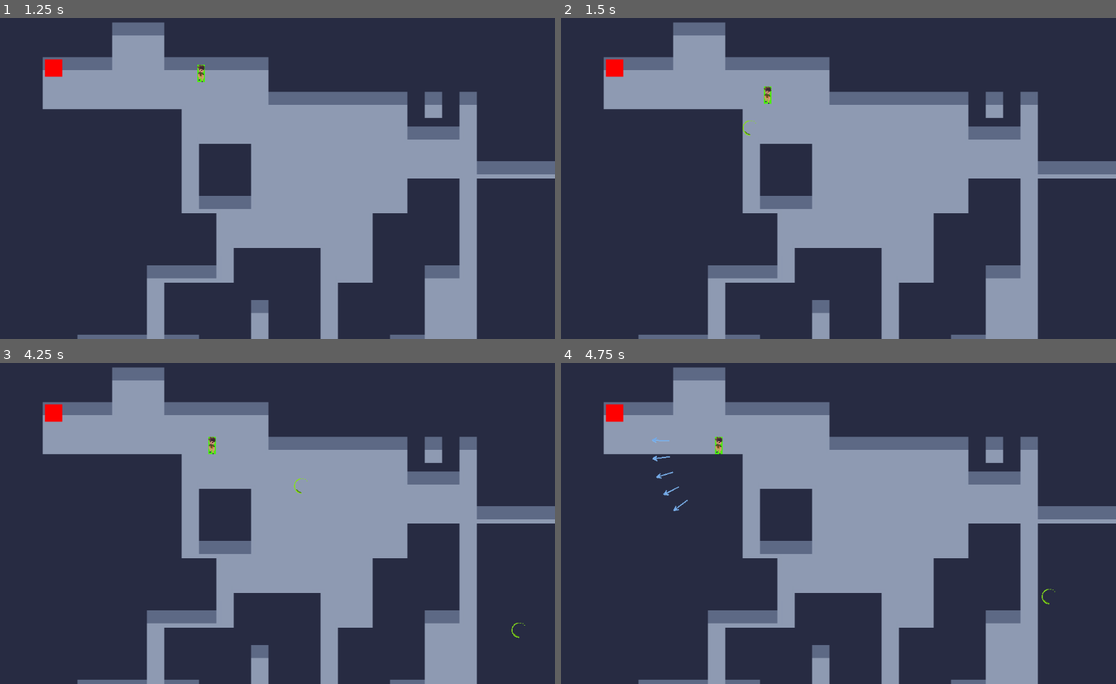
Above: before the commit, frames 1-4 (two rows, left to right).
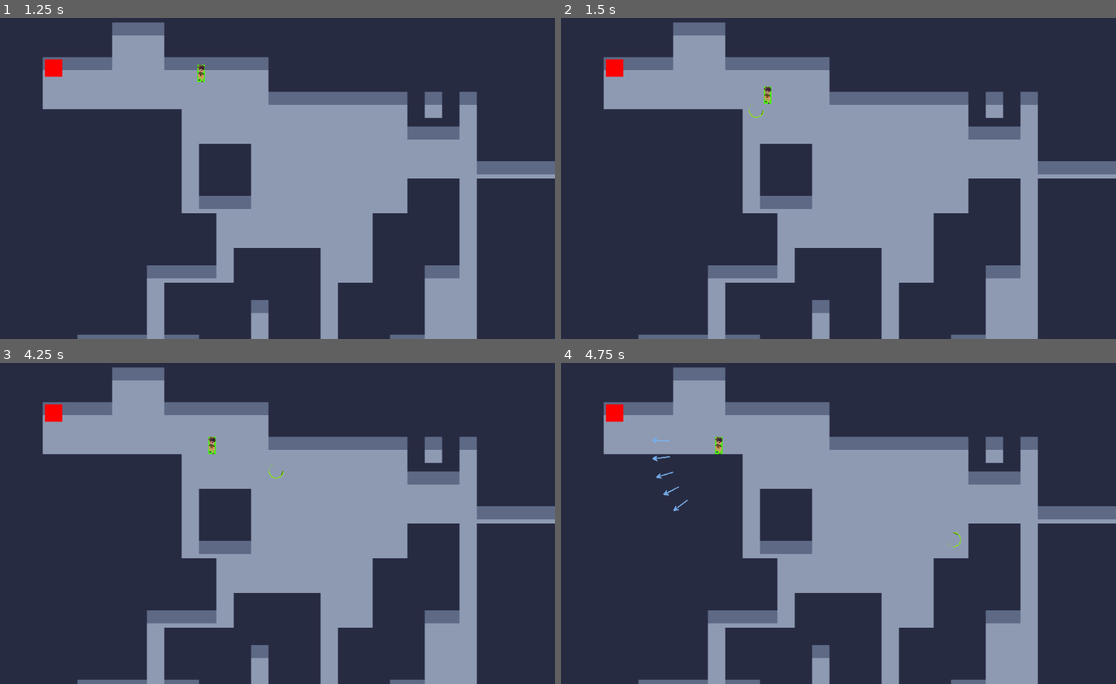
Above: after the commit, the same moments.

Repository: Skengrek/MultiplayerRPG
Game: Godot game, scene res://Scenes/main/Game.tscn
The game is run twice, just before and just after one commit, with the same random seed, the same clock (stepped at 60 frames per second) and the same inputs.
Inputs (mouse positions are in pixels of both pictures, inside the frame that each line leads up to):
- Up to frame 1 (1.25 s): tap Enter at 0.5 s; move the mouse to (399, 159) at 0.52 s; hold Right (ui_right) from 0.53 s (still down); hold Shift (dash) from 0.53 s (still down)
- Up to frame 2 (1.5 s): move the mouse to (727, 191) at 1.27 s; release Right (ui_right) at 1.28 s; release Shift (dash) at 1.28 s; hold Down (ui_down) from 1.28 s (still down); click (727, 191) at 1.35 s
- Up to frame 3 (4.25 s): move the mouse to (333, 449) at 2.02 s; release Down (ui_down) at 2.03 s; hold Right (ui_right) 2.03-2.78 s; hold Right mouse button (spell2) 2.03-2.78 s; move the mouse to (249, 587) at 2.77 s; hold Up (ui_up) 2.78-3.53 s; tap Shift (dash) at 2.85 s; tap Space at 3.5 s; move the mouse to (444, 571) at 3.52 s; press the mouse at (444, 571) at 3.53 s; hold Left (ui_left) from 3.53 s (still down)
- Up to frame 4 (4.75 s): keep holding Left (ui_left); move the mouse to (672, 472) at 4.27 s; release the mouse at (672, 472) at 4.28 s; right-click (672, 472) at 4.35 s

Frame 1 is identical in both runs. In frame 2, less than 0.1% of the frame differs, in the area x 32-37%, y 26-37%; in frame 3, less than 0.1%, in the area x 48-95%, y 31-86%; in frame 4, less than 0.1%.
Error before the commit: Attempt to call function 'play' in base 'null instance' on a null instance. (res://Scenes/Spells/GrassBladeProjectile.gd:20)

Commit message:
Grass blade Animation update
Corrected a bug with the animation player being lost with multiple instance of the scene

Diff:
--- a/Scenes/Spells/GrassBlade.gd
+++ b/Scenes/Spells/GrassBlade.gd
@@ -1,7 +1,8 @@
 extends Node2D
 
-export var speed:int = 800
+export var speed:int = 500
 export var cooldown = 0.5
+export var maxDistance = 1000
 
 var damage = 10
 var projectile = load("res://Scenes/Spells/grassBladeProjectile.tscn")
--- a/Scenes/Spells/GrassBladeProjectile.gd
+++ b/Scenes/Spells/GrassBladeProjectile.gd
@@ -22,4 +22,4 @@
 func _on_Area2D_body_entered(body):
 	if body.has_method("processDamage"):
 		body.processDamage(damage)
-		queue_free()
+	queue_free()
--- a/Scenes/Spells/grassBladeProjectile.tscn
+++ b/Scenes/Spells/grassBladeProjectile.tscn
@@ -3,12 +3,15 @@
 [ext_resource path="res://Assets/Spells/TrancheHerbeV1.png" type="Texture" id=1]
 [ext_resource path="res://Scenes/Spells/GrassBladeProjectile.gd" type="Script" id=2]
 
-[sub_resource type="Animation" id=1]
+[sub_resource type="CircleShape2D" id=3]
+radius = 15.0333
+
+[sub_resource type="Animation" id=4]
 resource_name = "Fired"
 length = 0.4
 loop = true
 tracks/0/type = "value"
-tracks/0/path = NodePath("Area2D/Sprite:frame")
+tracks/0/path = NodePath("Sprite:frame")
 tracks/0/interp = 1
 tracks/0/loop_wrap = true
 tracks/0/imported = false
@@ -20,7 +23,7 @@
 "values": [ 0, 1, 2, 3 ]
 }
 
-[sub_resource type="Animation" id=2]
+[sub_resource type="Animation" id=5]
 length = 0.001
 tracks/0/type = "value"
 tracks/0/path = NodePath("Sprite:frame")
@@ -34,31 +37,11 @@
 "update": 0,
 "values": [ 0 ]
 }
-tracks/1/type = "value"
-tracks/1/path = NodePath("Area2D/Sprite:frame")
-tracks/1/interp = 1
-tracks/1/loop_wrap = true
-tracks/1/imported = false
-tracks/1/enabled = true
-tracks/1/keys = {
-"times": PoolRealArray( 0 ),
-"transitions": PoolRealArray( 1 ),
-"update": 0,
-"values": [ 0 ]
-}
-
-[sub_resource type="CircleShape2D" id=3]
-radius = 15.0333
 
 [node name="Area2D" type="Area2D"]
 collision_layer = 16
 collision_mask = 14
 script = ExtResource( 2 )
-
-[node name="Anim" type="AnimationPlayer" parent="."]
-root_node = NodePath("../..")
-anims/Fired = SubResource( 1 )
-anims/RESET = SubResource( 2 )
 
 [node name="Sprite" type="Sprite" parent="."]
 texture = ExtResource( 1 )
@@ -67,4 +50,8 @@
 [node name="CollisionShape2D" type="CollisionShape2D" parent="."]
 shape = SubResource( 3 )
 
+[node name="AnimationPlayer" type="AnimationPlayer" parent="."]
+anims/Fired = SubResource( 4 )
+anims/RESET = SubResource( 5 )
+
 [connection signal="body_entered" from="." to="." method="_on_Area2D_body_entered"]
--- a/Scenes/main/Game.gd
+++ b/Scenes/main/Game.gd
@@ -6,8 +6,3 @@
 	var monster = monster1.instance()
 	monster.position = Vector2(100, 100)
 	get_parent().call_deferred('add_child', monster)
-
-
-# Called every frame. 'delta' is the elapsed time since the previous frame.
-#func _process(delta):
-#	pass
